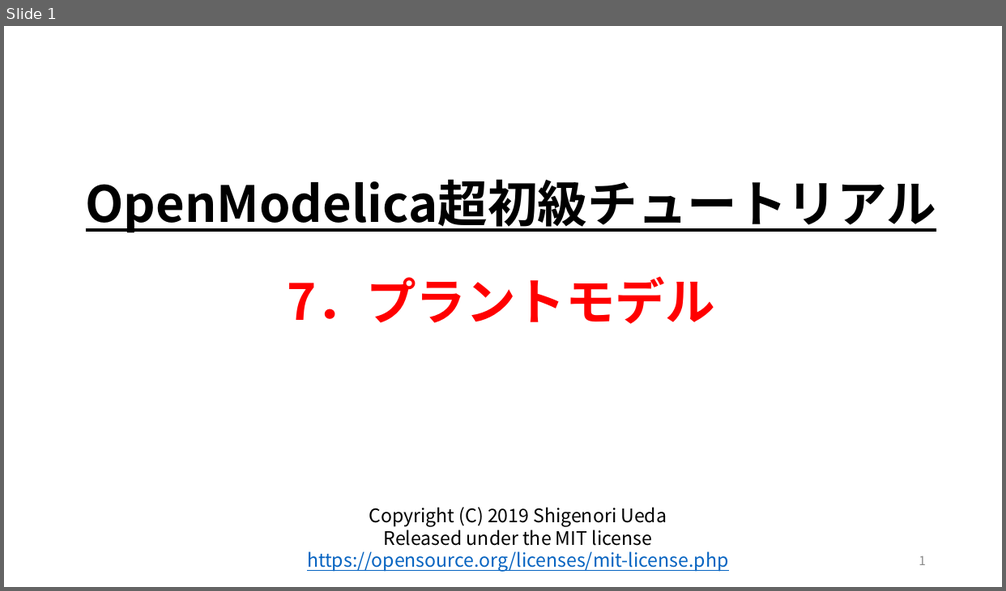
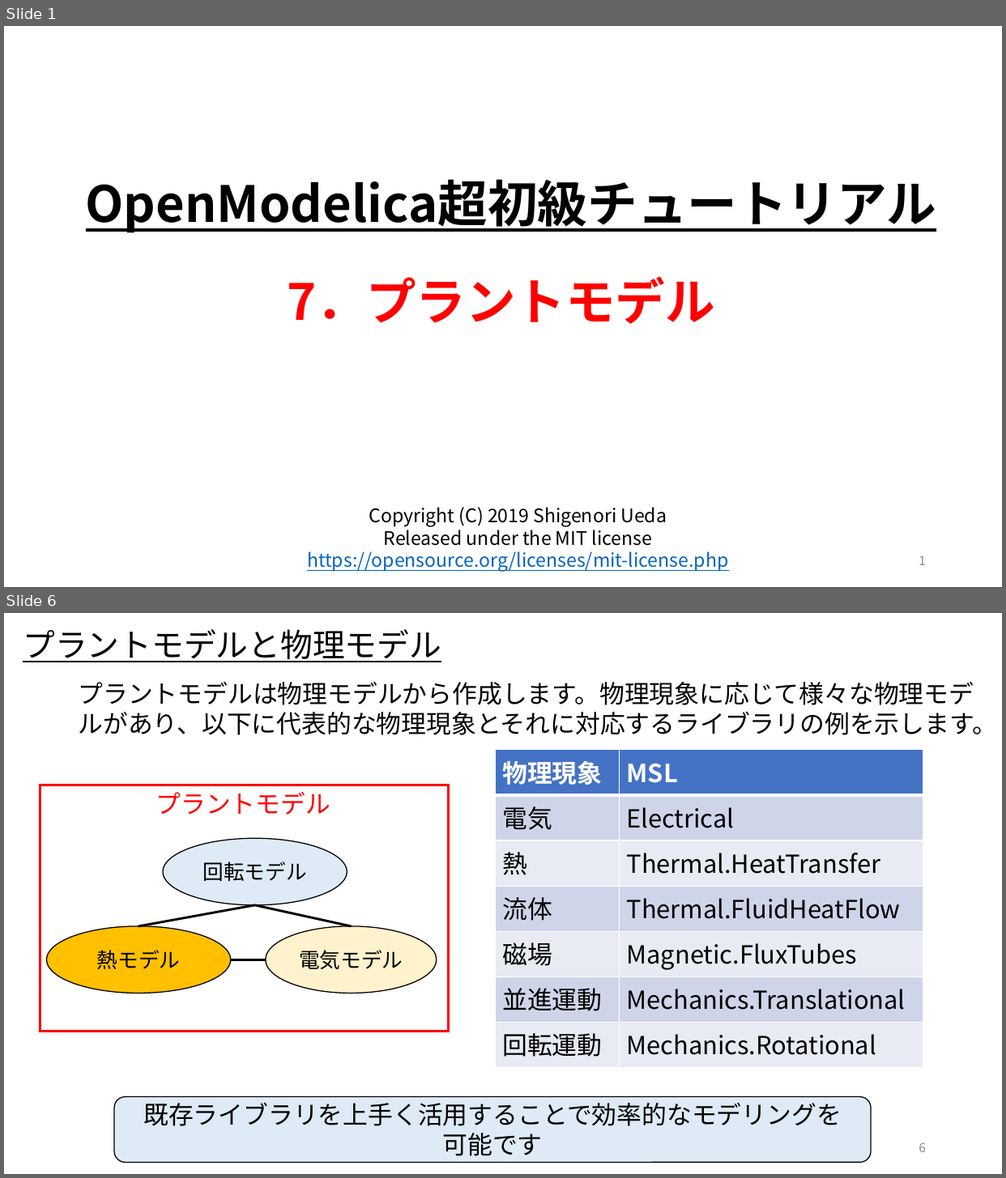
Before and after one commit to cubakija/OpenModelica_Tutorials_Ja, a slide deck: Dev/7_PhysicsDomainModel/OpenModelica_Tutorials_7_PlantModel.pptx. Shown one above the other, each under a label of ours: slide 1 before the commit, slides 1 and 6 after it; the slides between them are not shown. The pictures are 1006x591 and 1006x1178 pixels, drawn with LibreOffice and Linux fonts; fonts in the diff are those of the drawing. Boxes give left, top, right and bottom in pixels: in the first picture for what was removed or moved away, otherwise in the second. Text is boxed around its words. In the diff, an @@ line names an element or a change of style, - is before the commit and + after.

```diff
--- a/Dev/7_PhysicsDomainModel/OpenModelica_Tutorials_7_PlantModel.pptx
+++ b/Dev/7_PhysicsDomainModel/OpenModelica_Tutorials_7_PlantModel.pptx
@@ slide 6 added at (4,613,1002,1174), background #FFFFFF @@
@@ text added at (23,629,441,662), 31 pt, text #000000, underline @@
+プラントモデルと物理モデル
@@ text added at (78,682,996,735), 24 pt, text #000000 @@
+プラントモデルは物理モデルから作成します。物理現象に応じて様々な物理モデルがあり、以下に代表的な物理現象とそれに対応するライブラリの例を示します。
@@ table added at (495,750,923,1068), 7 rows, 2 columns @@
+物理現象 | MSL
+電気 | Electrical
+熱 | Thermal.HeatTransfer
+流体 | Thermal.FluidHeatFlow
+磁場 | Magnetic.FluxTubes
+並進運動 | Mechanics.Translational
+回転運動 | Mechanics.Rotational
@@ rectangle added at (40,786,449,1033), outline #FF0000 2.25 pt @@
@@ text added at (155,792,330,815), 24 pt, text #FF0000 @@
+プラントモデル
@@ ellipse added at (163,838,347,905), fill #DEEBF7, outline #000000 1 pt, 20 pt, text #000000 @@
+回転モデル
@@ ellipse added at (47,926,231,994), fill #FFC000, outline #000000 1 pt, 20 pt, text #000000 @@
+熱モデル
@@ line added from (255, 905) to (138, 926), #000000 2.25 pt @@
@@ line added from (255, 905) to (351, 926), #000000 2.25 pt @@
@@ ellipse added at (266,926,436,994), fill #FFF2CC, outline #000000 1 pt, 20 pt, text #000000 @@
+電気モデル
@@ line added from (231, 960) to (266, 960), #000000 2.25 pt @@
@@ rounded rectangle added at (114,1097,871,1162), fill #DEEBF7, outline #000000 1 pt, 24 pt, text #000000 @@
+既存ライブラリを上手く活用することで効率的なモデリングを
+可能です
@@ page number added at (918,1143,926,1152), 12 pt, text #8C8C8C @@
+6
```
Also in this commit, not shown: 11 slides changed, 9 other slides added.
